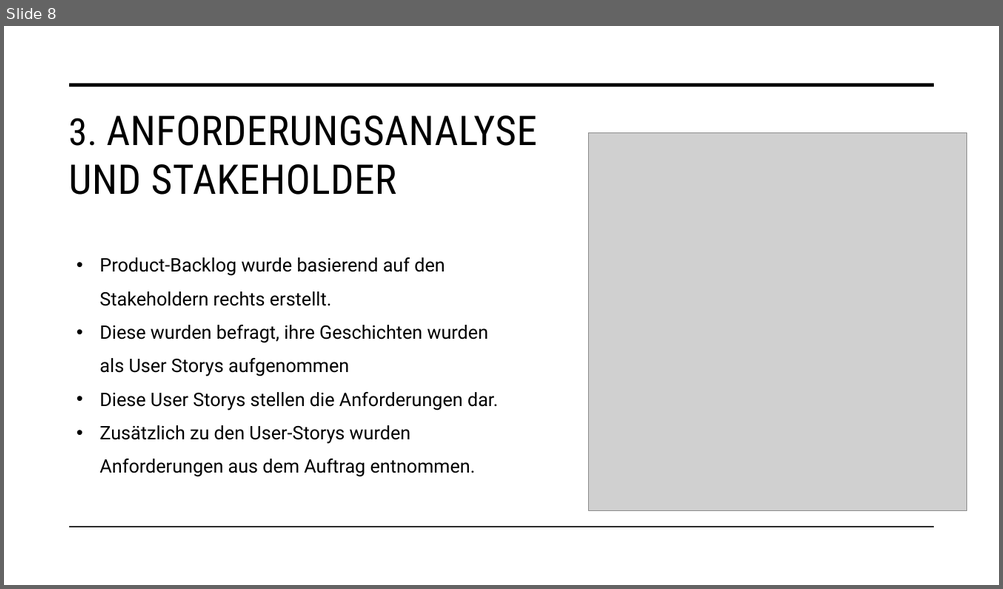
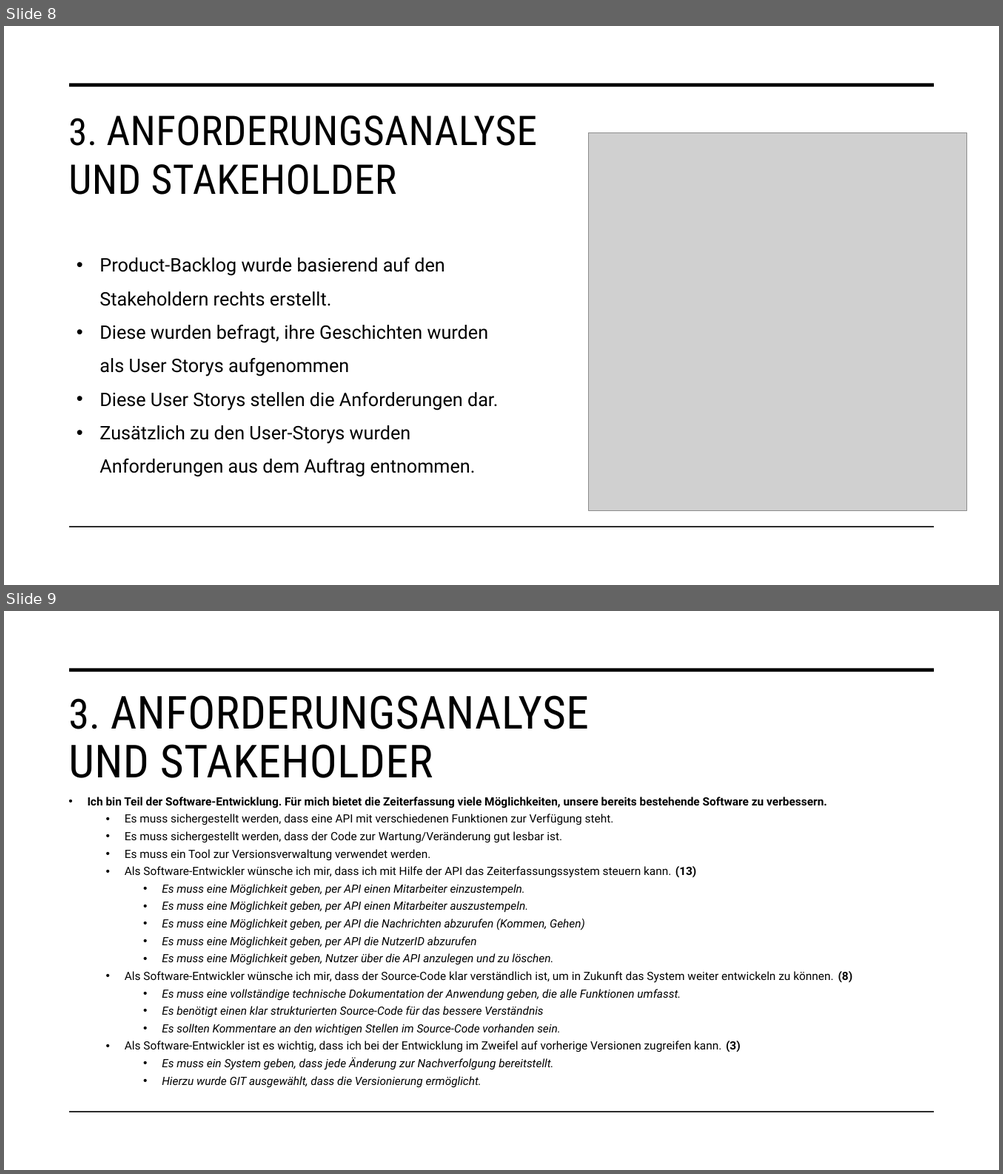
Before and after one commit to malu254/Eifrige-Otter-PM, a slide deck: Abgabe/Dokumentation/Präsentation.pptx. Shown one above the other, each under a label of ours: slide 8 before the commit, slides 8 and 9 after it. The pictures are 1003x589 and 1003x1174 pixels, drawn with LibreOffice and Linux fonts; fonts in the diff are those of the drawing; grey boxes stand for pictures. Boxes give left, top, right and bottom in pixels: in the first picture for what was removed or moved away, otherwise in the second. Text is boxed around its words. In the diff, an @@ line names an element or a change of style, - is before the commit and + after.

Commit message:
New Presentation v2

```diff
--- a/Abgabe/Dokumentation/Präsentation.pptx
+++ b/Abgabe/Dokumentation/Präsentation.pptx
@@ slide 9 added at (4,611,999,1170), background #FFFFFF; not listed: 2 template elements that a slide beside it also shows @@
@@ title added at (68,695,589,778), 44 pt, text #000000 @@
+3. ANFORDERUNGSANALYSE
+UND STAKEHOLDER
@@ text added at (88,797,853,1088), 11 pt, text #000000, italic @@
+• Ich bin Teil der Software-Entwicklung. Für mich bietet die Zeiterfassung viele Möglichkeiten, unsere bereits bestehende Software zu verbessern.
+  • Es muss sichergestellt werden, dass eine API mit verschiedenen Funktionen zur Verfügung steht.
+  • Es muss sichergestellt werden, dass der Code zur Wartung/Veränderung gut lesbar ist.
+  • Es muss ein Tool zur Versionsverwaltung verwendet werden.
+  • Als Software-Entwickler wünsche ich mir, dass ich mit Hilfe der API das Zeiterfassungssystem steuern kann. (13)
+    • Es muss eine Möglichkeit geben, per API einen Mitarbeiter einzustempeln.
+    • Es muss eine Möglichkeit geben, per API einen Mitarbeiter auszustempeln.
+    • Es muss eine Möglichkeit geben, per API die Nachrichten abzurufen (Kommen, Gehen)
+    • Es muss eine Möglichkeit geben, per API die NutzerID abzurufen
+    • Es muss eine Möglichkeit geben, Nutzer über die API anzulegen und zu löschen.
+  • Als Software-Entwickler wünsche ich mir, dass der Source-Code klar verständlich ist, um in Zukunft das System weiter entwickeln zu können. (8)
+    • Es muss eine vollständige technische Dokumentation der Anwendung geben, die alle Funktionen umfasst.
+    • Es benötigt einen klar strukturierten Source-Code für das bessere Verständnis
+    • Es sollten Kommentare an den wichtigen Stellen im Source-Code vorhanden sein.
+  • Als Software-Entwickler ist es wichtig, dass ich bei der Entwicklung im Zweifel auf vorherige Versionen zugreifen kann. (3)
+    • Es muss ein System geben, dass jede Änderung zur Nachverfolgung bereitstellt.
+    • Hierzu wurde GIT ausgewählt, dass die Versionierung ermöglicht.
```
Also in this commit, not shown: 1 other file.
